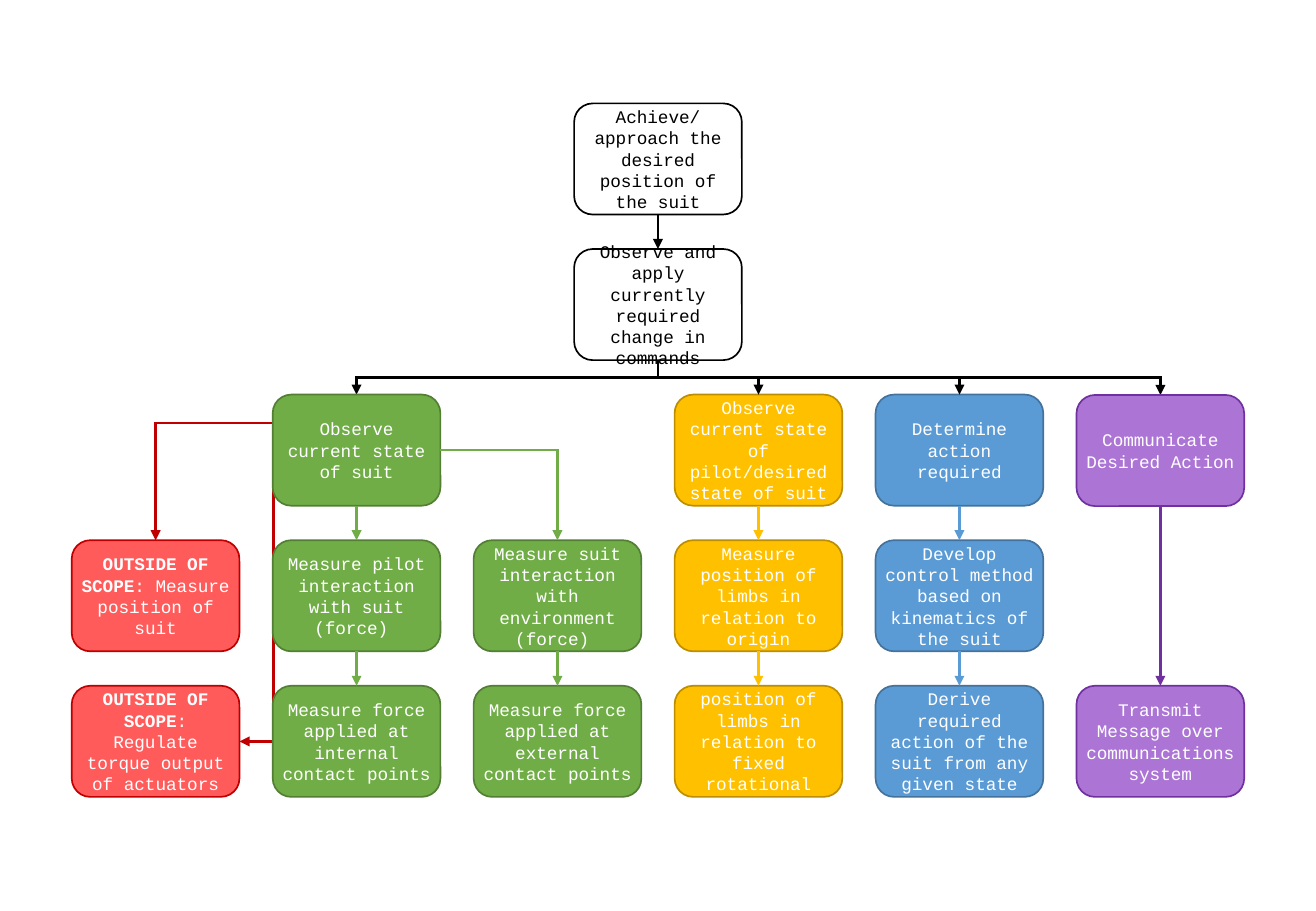
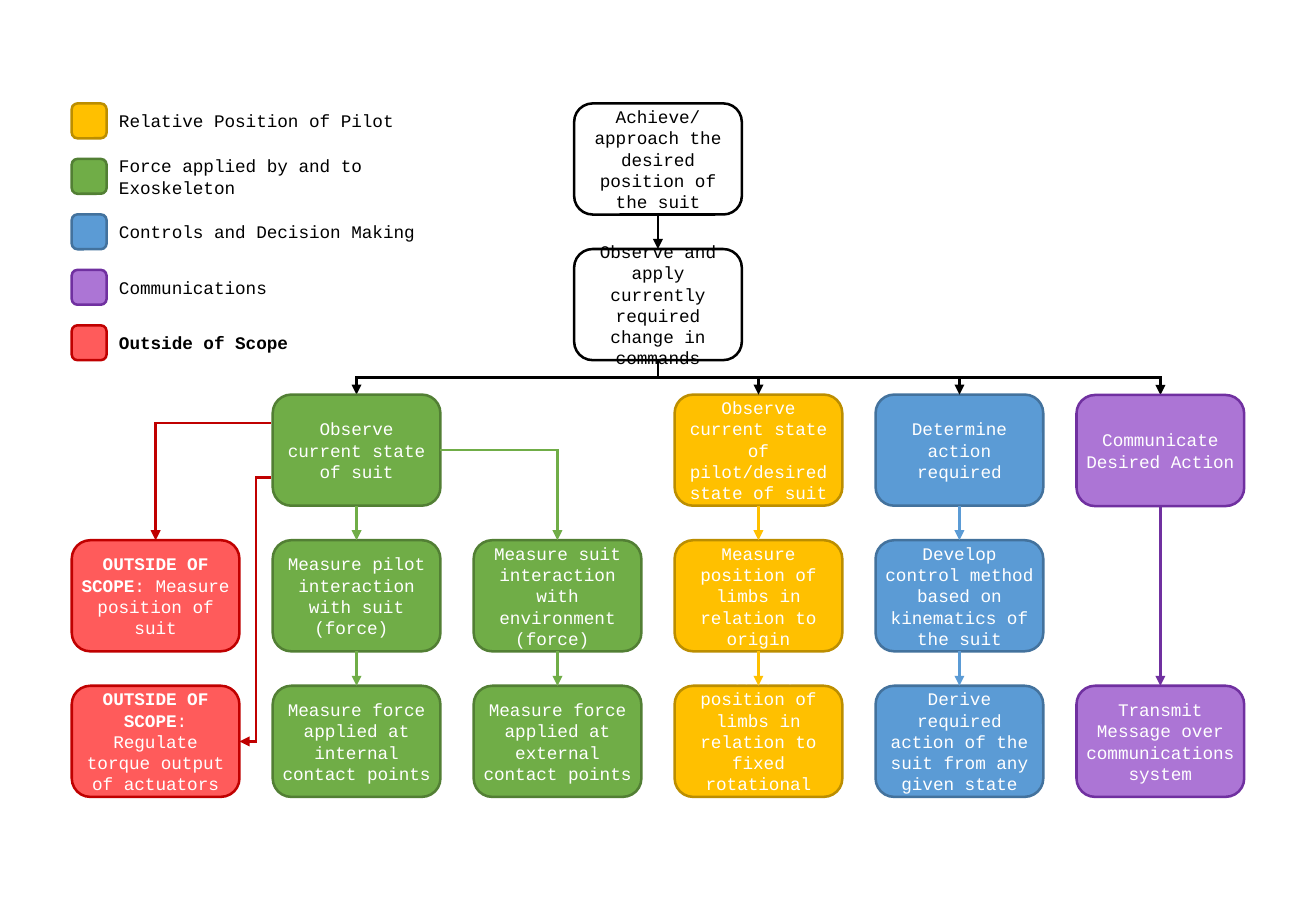
Before and after one commit to samuelwilliams413/METR4901, a slide deck: slide 1 of Documentation/FuncDecomp.pptx. Drawn at 1316x911 pixels with LibreOffice and Linux fonts; fonts in the diff are those of the drawing. Boxes give left, top, right and bottom in pixels: in the first picture for what was removed or moved away, otherwise in the second. Text is boxed around its words. In the diff, an @@ line names an element or a change of style, - is before the commit and + after.

```diff
--- a/Documentation/FuncDecomp.pptx
+++ b/Documentation/FuncDecomp.pptx
@@ rounded rectangle added at <box>72,103,107,139</box>, fill #FFC000, outline #BD8E00 1.5 pt @@
@@ rounded rectangle added at <box>118,103,482,139</box>, fill #FFFFFF, 10.5 pt, text #000000 @@
+Relative Position of Pilot
@@ rounded rectangle added at <box>72,159,107,194</box>, fill #70AD47, outline #538035 1.5 pt @@
@@ rounded rectangle added at <box>118,159,482,194</box>, fill #FFFFFF, 10.5 pt, text #000000 @@
+Force applied by and to Exoskeleton
@@ rounded rectangle added at <box>72,214,107,249</box>, fill #5B9BD5, outline #43739E 1.5 pt @@
@@ rounded rectangle added at <box>118,214,482,249</box>, fill #FFFFFF, 10.5 pt, text #000000 @@
+Controls and Decision Making
@@ rounded rectangle "Observe and apply currently required ..." at <box>575,249,742,360</box>: outline #000000 1 pt to #000000 1.5 pt @@
@@ rounded rectangle added at <box>72,270,107,305</box>, fill #AC75D5, outline #7030A0 1.5 pt @@
@@ rounded rectangle added at <box>118,270,482,305</box>, fill #FFFFFF, 10.5 pt, text #000000 @@
+Communications
@@ rounded rectangle added at <box>72,326,107,361</box>, fill #FF5B5B, outline #C00000 1.5 pt @@
@@ rounded rectangle added at <box>118,326,482,361</box>, fill #FFFFFF, 10.5 pt, text #000000, bold @@
+Outside of Scope
@@ elbow arrow moved from (307, 423) - (156, 541) to (272, 423) - (156, 541) @@
@@ elbow arrow moved from (307, 478) - (239, 741) to (272, 478) - (239, 741) @@
@@ rectangle added at <box>272,450,293,507</box>, outline #FFFFFF 1.5 pt @@
@@ outline #538035 1 pt to #538035 1.5 pt in 3 elements at <box>272,395,440,505</box>, <box>272,541,440,651</box>, <box>272,687,440,797</box> @@
```
Also in this commit, not shown: 1 other file.
